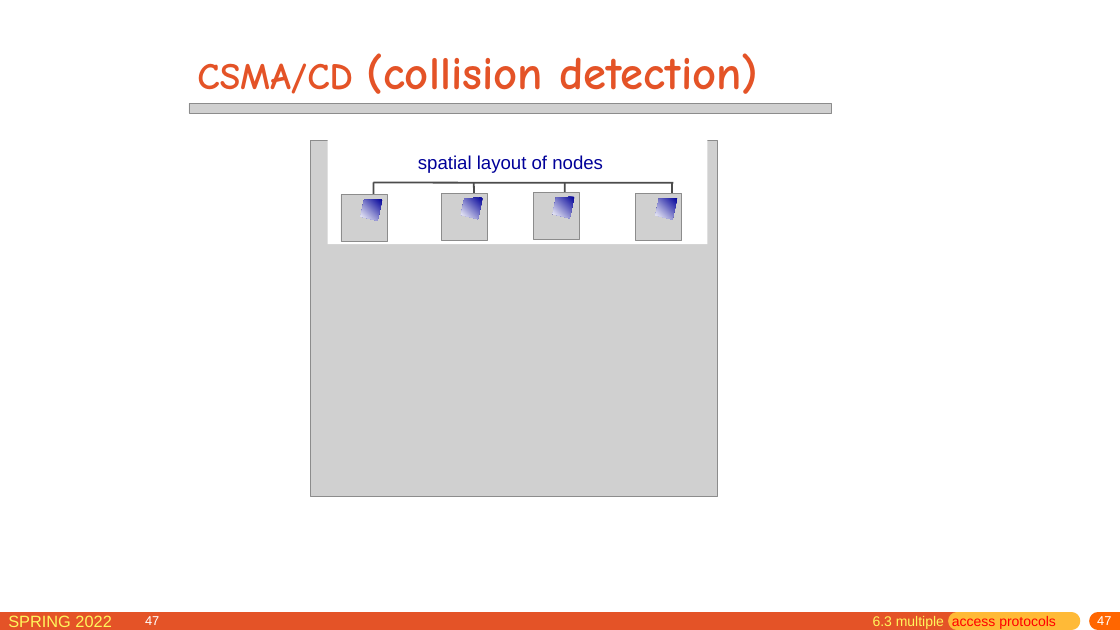
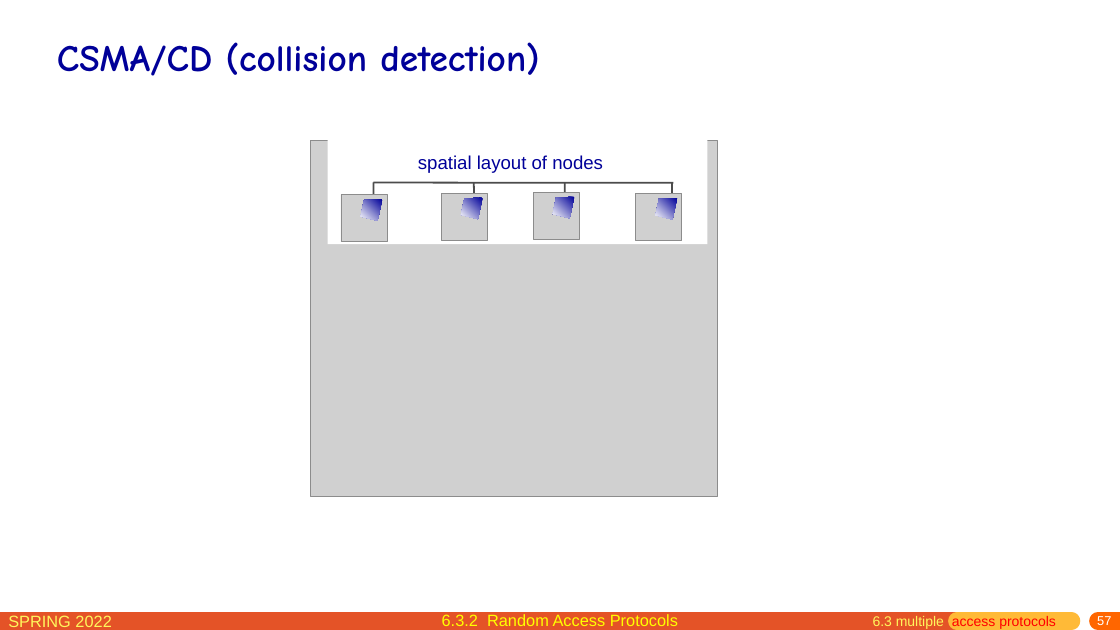
Before and after one commit to network-whu/slides, a slide deck: slide 57 of pptx/chapter6.pptx (slide 47 before the commit). Drawn at 1120x630 pixels with LibreOffice and Linux fonts; fonts in the diff are those of the drawing; grey boxes stand for pictures. Boxes give left, top, right and bottom in pixels: in the first picture for what was removed or moved away, otherwise in the second. Text is boxed around its words. In the diff, an @@ line names an element or a change of style, - is before the commit and + after.

```diff
--- a/pptx/chapter6.pptx
+++ b/pptx/chapter6.pptx
@@ title "CSMA/CD (collision detection)": place and size @@
-title "CSMA/CD (collision detection)" at bbox=[197, 53, 759, 94]
+title "CSMA/CD (collision detection)" at bbox=[57, 42, 539, 76]
@@ title "CSMA/CD (collision detection)" at bbox=[57, 42, 539, 76]: size 40 to 32 pt in "(collision detection)"; text colour #E45327 to #000099 @@
@@ picture removed at bbox=[189, 103, 832, 113] @@
@@ page number removed at bbox=[145, 616, 159, 625] @@
-47
@@ text added at bbox=[442, 614, 678, 626], 14 pt, text #FFFF00 @@
+6.3.2 Random Access Protocols
@@ page number at bbox=[1097, 616, 1111, 625]: text changed @@
-47
+57
```
Also in this commit, not shown: 116 other slides changed, 28 slides added, 1 other file.
